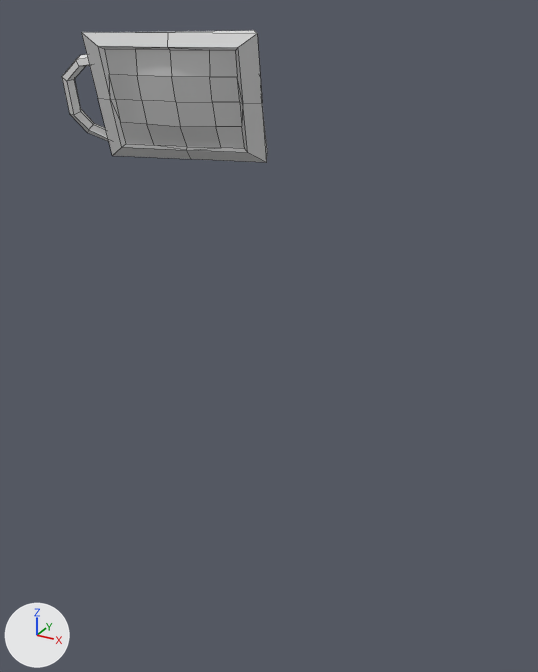
Renders of the OBJ model Art/UVMapObjects/TV_Lid.obj from each side of a commit.
Rendered twice from a 50 mm lens placed at (35.2, -103.6, 99.9), pointed at (-27.8, 11.0, 42.6). Lighting does not change. The marker at lower left points along +X, +Y and +Z. Mesh edges are drawn as thin lines. Where no turn or scale is listed for an object, it has been applied to the vertices.

The older version as bpy lines, for what is in view:
```python
me_tv_lid = bpy.data.meshes.new('TV_Lid')
me_tv_lid.from_pydata(...)  # 86 vertices, 83 faces; spans x -75.8..-33.5, y 8.4..30.4, z 72.0..96.4
ob_tv_lid = bpy.data.objects.new('TV_Lid', me_tv_lid)
ob_tv_lid.location = (0.0, 0.0, 0.0)
```
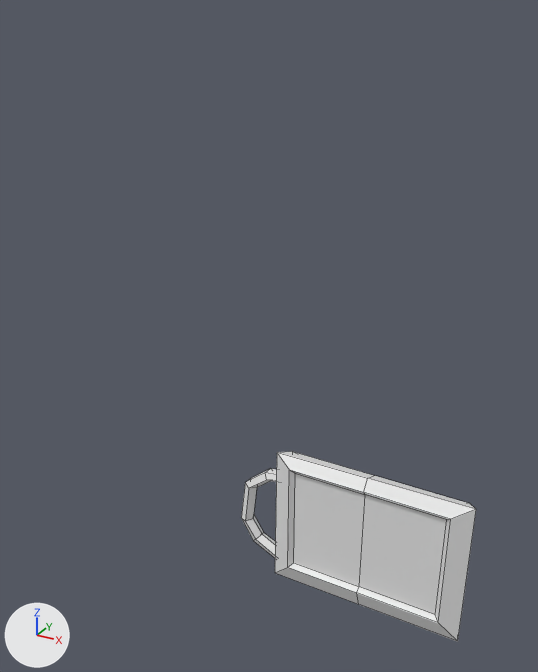
What differs and where, as boxes [x1, y1, x2, y2] in the pictures (538 x 672 px; the box of a moved part takes in the faces that stretch with it):
'TV_Lid', reshaped (15% wider, 43% taller): before [62, 30, 267, 163]; after [241, 451, 476, 642]
part 1 of me_tv_lid, moved or reshaped: before [62, 54, 109, 141]; after [241, 469, 277, 558]
part 2 of me_tv_lid, added: after [275, 451, 476, 642]
part 3 of me_tv_lid, deleted: before [82, 30, 267, 163]

Patch to the scene script:
```diff
--- a/Art/UVMapObjects/TV_Lid.obj.py
+++ b/Art/UVMapObjects/TV_Lid.obj.py
@@ me_tv_lid @@
 # used by ob_tv_lid; location = (0.0, 0.0, 0.0)
-me_tv_lid.from_pydata(...)  # 86 vertices, 83 faces; spans x -75.8..-33.5, y 8.4..30.4, z 72.0..96.4
+me_tv_lid.from_pydata(...)  # 60 vertices, 53 faces; spans x -26.9..17.0, y -4.6..3.0, z 0.0..27.3
+# me_tv_lid part 1: the loose piece of 30 vertices spanning x -75.8..-62.4, y 10.7..19.9, z 74.4..92.7 is multiplied about its middle by the matrix ((0.995, 0.267, 0.0), (-0.242, 0.902, 0.435), (0.113, -0.42, 0.933)), then moved by (49.0, -16.3, -71.3)
+# me_tv_lid part 2: a new loose piece of 30 vertices spanning x -18.7..17.0, y -4.6..3.0, z 0.0..27.3
+# me_tv_lid part 3: the loose piece of 56 vertices spanning x -69.0..-33.5, y 8.4..30.4, z 72.0..96.4 is deleted
```
